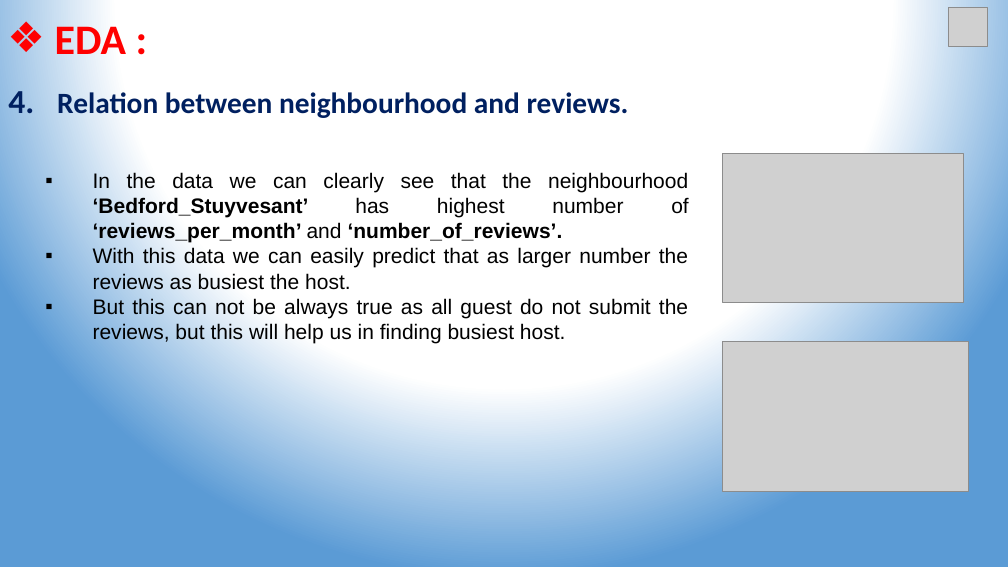
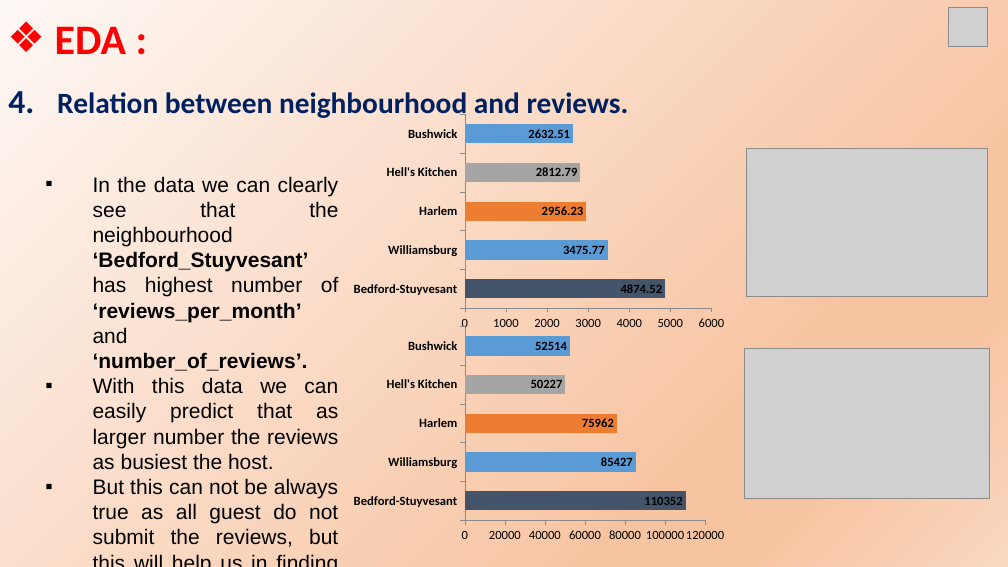
Before and after one commit to bhavikk001/airbnb-eda, a slide deck: slide 20 of Project Presentation.pptx. Drawn at 1008x567 pixels with LibreOffice and Linux fonts; fonts in the diff are those of the drawing; grey boxes stand for pictures. Boxes give left, top, right and bottom in pixels: in the first picture for what was removed or moved away, otherwise in the second. Text is boxed around its words. In the diff, an @@ line names an element or a change of style, - is before the commit and + after.

```diff
--- a/Project Presentation.pptx
+++ b/Project Presentation.pptx
@@ background gradient #FFFFFF to #5B9BD5 to gradient #FEF8F5 to #F7C5A2 to #FAD8C1 @@
@@ bar chart added at (346, 110, 733, 336) @@
+categories: Bedford-Stuyvesant, Williamsburg, Harlem, Hell's Kitchen, Bushwick
+Series 1: 4874.52, 3475.77, 2956.23, 2812.79, 2632.51
@@ picture: place and size @@
-picture at (722, 154, 963, 302)
+picture at (746, 148, 988, 297)
@@ text "In the data we can ..." rewrapped from (93, 172, 689, 344) to (93, 176, 339, 547) @@
@@ bar chart added at (346, 322, 733, 547) @@
+categories: Bedford-Stuyvesant, Williamsburg, Harlem, Hell's Kitchen, Bushwick
+Series 1: 110352, 85427, 75962, 50227, 52514
@@ picture: place and size @@
-picture at (722, 342, 968, 492)
+picture at (744, 349, 990, 498)
```
Also in this commit, not shown: 26 other slides changed, 1 slide added.
